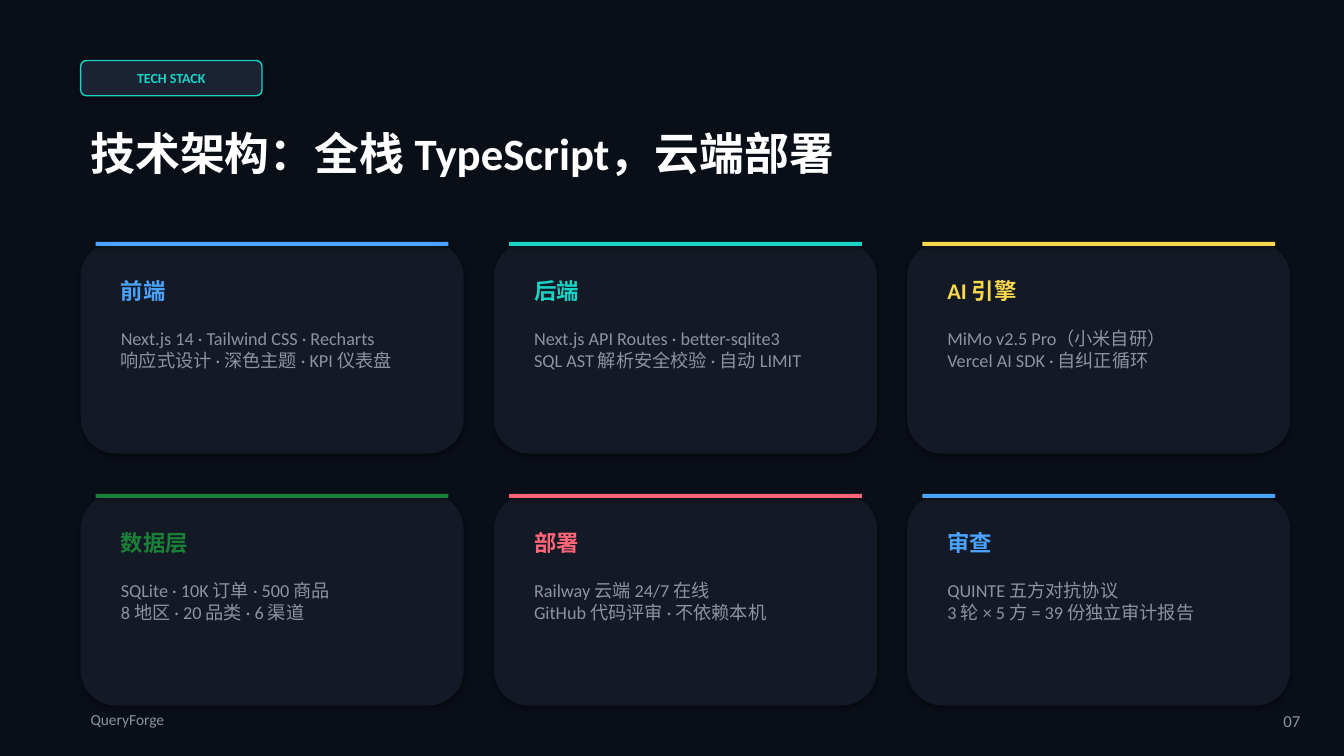
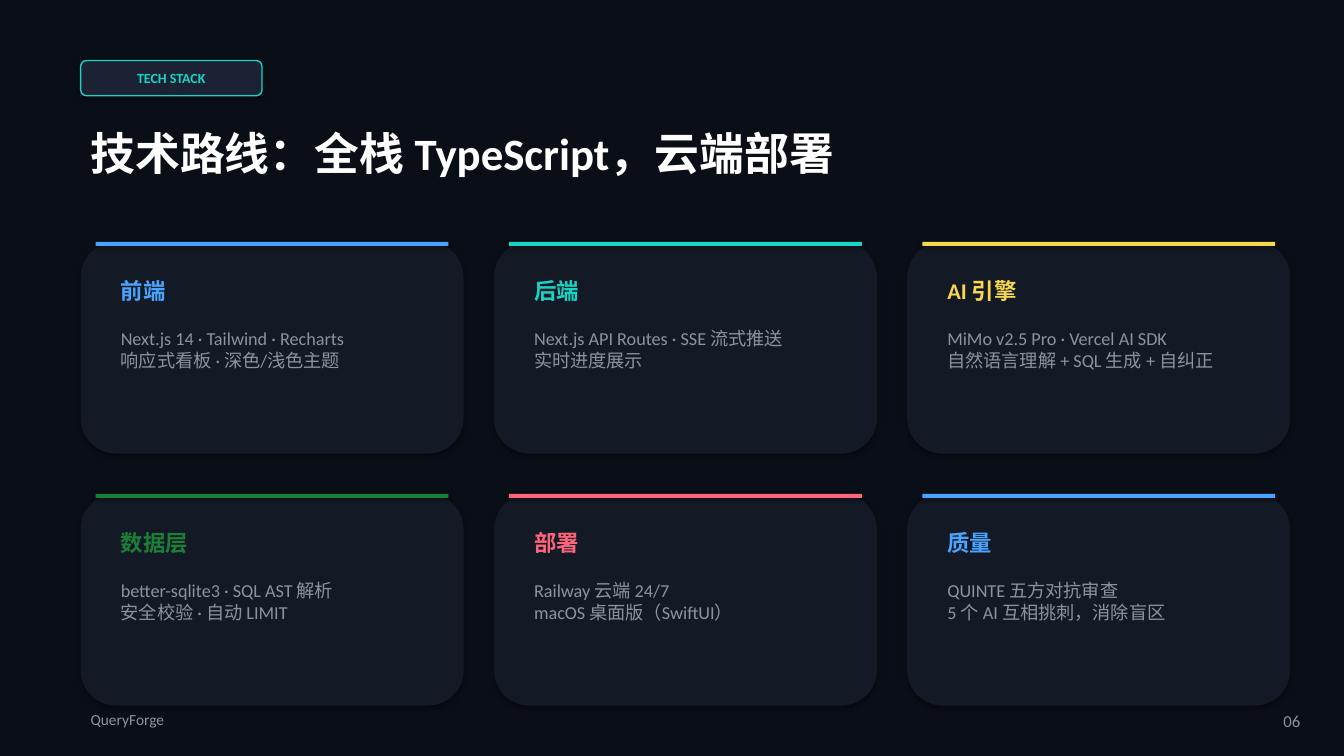
Before and after one commit to eric-stone-plus/queryforge, a slide deck: slide 6 of QueryForge-Pitch.pptx (slide 7 before the commit). Drawn at 1344x756 pixels with LibreOffice and Linux fonts; fonts in the diff are those of the drawing. Boxes give left, top, right and bottom in pixels: in the first picture for what was removed or moved away, otherwise in the second. Text is boxed around its words. In the diff, an @@ line names an element or a change of style, - is before the commit and + after.

```diff
--- a/QueryForge-Pitch.pptx
+++ b/QueryForge-Pitch.pptx
@@ text at box(91, 131, 834, 177): text changed @@
-技术架构：全栈 TypeScript，云端部署
+技术路线：全栈 TypeScript，云端部署
@@ text at box(121, 332, 344, 369): text changed @@
-Next.js 14 · Tailwind CSS · Recharts
-响应式设计 · 深色主题 · KPI 仪表盘
+Next.js 14 · Tailwind · Recharts
+响应式看板 · 深色/浅色主题
@@ text at box(534, 330, 783, 369): text changed @@
-Next.js API Routes · better-sqlite3
-SQL AST 解析安全校验 · 自动 LIMIT
+Next.js API Routes · SSE 流式推送
+实时进度展示
@@ text at box(947, 332, 1214, 370): text changed @@
-MiMo v2.5 Pro（小米自研）
-Vercel AI SDK · 自纠正循环
+MiMo v2.5 Pro · Vercel AI SDK
+自然语言理解 + SQL 生成 + 自纠正
@@ text at box(947, 528, 992, 556): text changed @@
-审查
+质量
@@ text at box(121, 582, 333, 621): text changed @@
-SQLite · 10K 订单 · 500 商品
-8 地区 · 20 品类 · 6 渠道
+better-sqlite3 · SQL AST 解析
+安全校验 · 自动 LIMIT
@@ text at box(534, 582, 733, 621): text changed @@
-Railway 云端 24/7 在线
-GitHub 代码评审 · 不依赖本机
+Railway 云端 24/7
+macOS 桌面版（SwiftUI）
@@ text at box(947, 582, 1165, 621): text changed @@
-QUINTE 五方对抗协议
-3 轮 × 5 方 = 39 份独立审计报告
+QUINTE 五方对抗审查
+5 个 AI 互相挑刺，消除盲区
@@ text at box(1283, 715, 1300, 727): text changed @@
-07
+06
```
Also in this commit, not shown: 6 other slides changed, 2 slides added, 4 slides removed, 1 other file.
